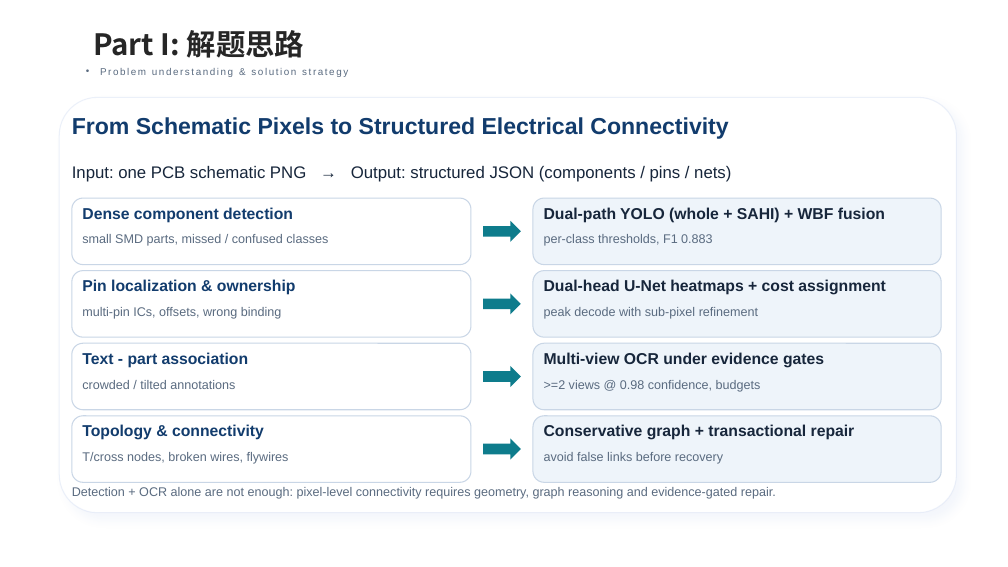
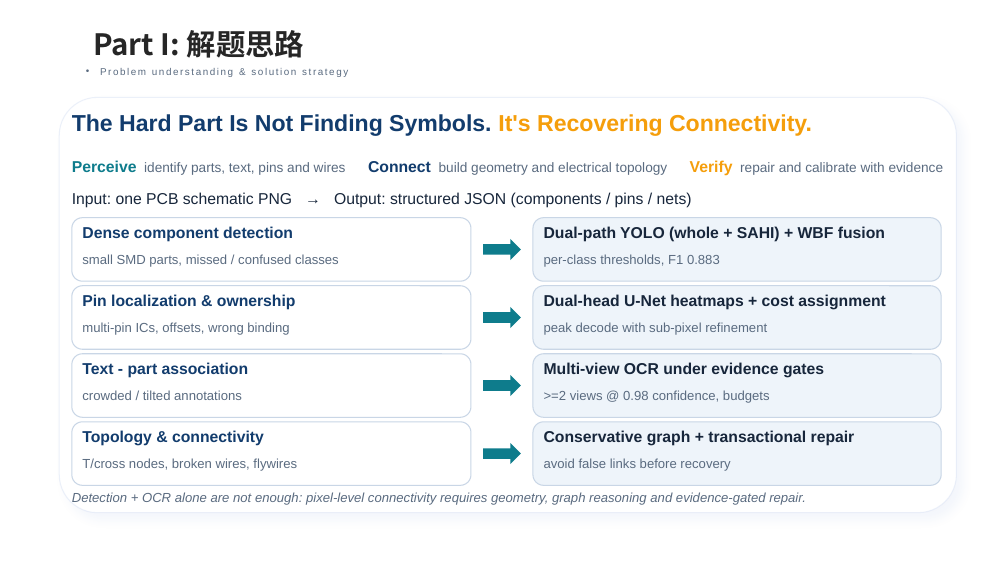
Before and after one commit to zc-cc1/pcb-schematic-parser, a slide deck: slide 3 of docs/eda_final_defense/slides/EDA精英挑战赛_决赛答辩_官方模板版.pptx. Drawn at 1008x567 pixels with LibreOffice and Linux fonts; fonts in the diff are those of the drawing; background and template pictures are left out. Boxes give left, top, right and bottom in pixels: in the first picture for what was removed or moved away, otherwise in the second. Text is boxed around its words. In the diff, an @@ line names an element or a change of style, - is before the commit and + after.

```diff
--- a/docs/eda_final_defense/slides/EDA精英挑战赛_决赛答辩_官方模板版.pptx
+++ b/docs/eda_final_defense/slides/EDA精英挑战赛_决赛答辩_官方模板版.pptx
@@ text at (72, 114, 812, 136): text changed @@
-From Schematic Pixels to Structured Electrical Connectivity
+The Hard Part Is Not Finding Symbols. It's Recovering Connectivity.
@@ text added at (72, 160, 944, 176), 13 pt, text #5A6B80 @@
+Perceive identify parts, text, pins and wires Connect build geometry and electrical topology Verify repair and calibrate with evidence
@@ text "Input: one PCB schematic PNG ...": place and size @@
-text "Input: one PCB schematic PNG ..." at (72, 166, 731, 182)
+text "Input: one PCB schematic PNG ..." at (72, 192, 692, 208)
@@ text "Input: one PCB schematic PNG ..." at (72, 192, 692, 208): size 16 to 15 pt @@
@@ rounded rectangle: place and size @@
-rounded rectangle at (72, 198, 471, 265)
+rounded rectangle at (72, 218, 471, 281)
@@ 4 texts, 1 right arrow: place and size @@
-4 texts, 1 right arrow at (82, 207, 885, 246)
+4 texts, 1 right arrow at (82, 226, 885, 267)
@@ rounded rectangle: place and size @@
-rounded rectangle at (533, 198, 941, 265)
+rounded rectangle at (533, 218, 941, 281)
@@ size 12 to 12.5 pt in 8 elements at (544, 458, 730, 471), (82, 458, 297, 471), (544, 390, 770, 403), (82, 390, 242, 400), (544, 322, 767, 335), (82, 322, 289, 335), (544, 254, 720, 267), (82, 254, 339, 267) @@
@@ 4 texts, 2 rounded rectangles, 1 right arrow: place and size @@
-4 texts, 2 rounded rectangles, 1 right arrow at (72, 271, 941, 337)
+4 texts, 2 rounded rectangles, 1 right arrow at (72, 286, 941, 349)
@@ rounded rectangle: place and size @@
-rounded rectangle at (72, 343, 471, 410)
+rounded rectangle at (72, 354, 471, 417)
@@ rounded rectangle: place and size @@
-rounded rectangle at (533, 343, 941, 410)
+rounded rectangle at (533, 354, 941, 417)
@@ 4 texts, 1 right arrow: place and size @@
-4 texts, 1 right arrow at (82, 352, 824, 392)
+4 texts, 1 right arrow at (82, 362, 824, 403)
@@ 2 texts, 2 rounded rectangles, 1 right arrow: place and size @@
-2 texts, 2 rounded rectangles, 1 right arrow at (72, 416, 941, 482)
+2 texts, 2 rounded rectangles, 1 right arrow at (72, 422, 941, 485)
@@ text "Detection + OCR alone are ..." at (72, 492, 806, 505): size 12 to 12.5 pt, italic on @@
```
Also in this commit, not shown: 15 other slides changed, 23 other files.
